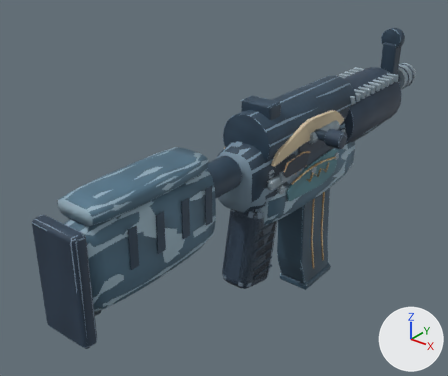
An edit to the glTF model models/csgo/anime-ump45.glb, drawn before and after from the same camera.
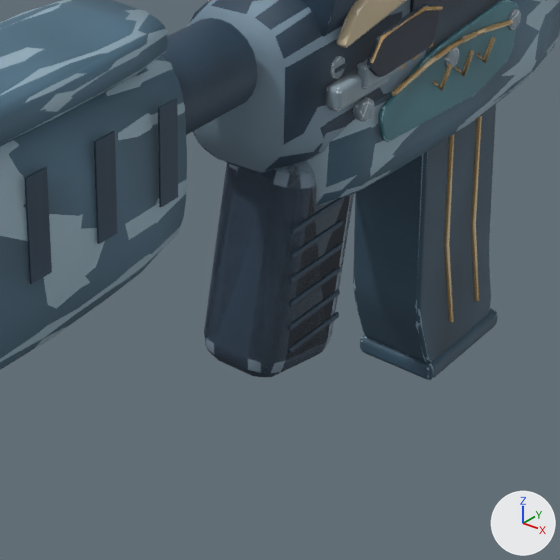
There are two pictures of each version: one whole from a camera (50 mm lens) standing at (0.444, -0.649, 0.348) and looking at (-0.064, -0.014, -0.046), one close up on the part from 33% to 79% of the width and 40% to 95% of the height. The axes (+X, +Y, +Z) are drawn at lower right. The lights are the same throughout. The first two pictures are the older version. Where no turn or scale is listed for an object, it has been applied to the vertices. Vertices at exactly the same position are counted once.

Names of what the first close-up shows: 'World hardware', 'World paint', 'magazine_Magazine satin alloy', 'weapon_Etched brass detail', 'weapon_Inset blue ceramic', 'weapon_Machined edges', 'weapon_Parkerized steel', 'weapon_Polymer', 'weapon_Recessed graphite mechanism', 'weapon_Weapon finish / Ivory enamel', 'weapon_Weapon finish / Parkerized steel', 'weapon_Weapon finish / Polymer' and 1 more.
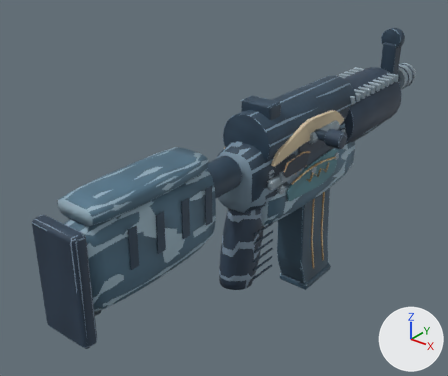
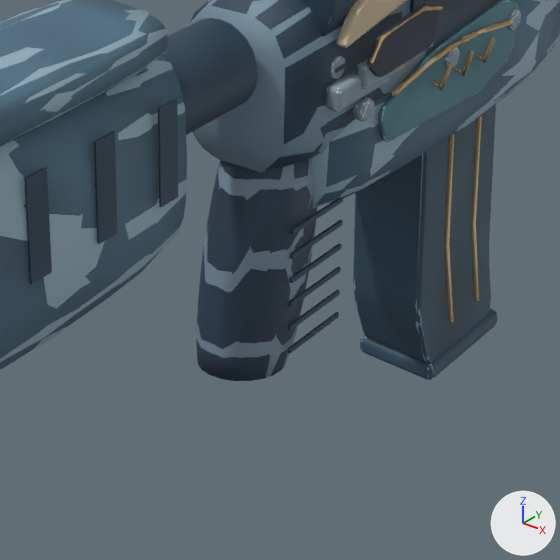
What differs and where, as boxes (x1, y1, x2, y2) in the close-ups (560 x 560 px):
'weapon_Polymer', reshaped: before (204, 0, 459, 377); after (196, 0, 459, 381)
'World hardware', reshaped: before (204, 0, 521, 380); after (196, 0, 521, 380)
part 1 of me_cylinder_008, rebuilt (19% narrower): before (204, 162, 354, 377); after (196, 160, 317, 381)
part 2 of me_world_weapon_surface, rebuilt (21% narrower): before (204, 160, 354, 374); after (196, 159, 314, 378)

Diff of the bpy script that builds the scene:
```diff
--- a/models/csgo/anime-ump45.glb.py
+++ b/models/csgo/anime-ump45.glb.py
@@ me_cylinder_008 @@
 # used by ob_weapon_polymer; location = (0.0, 0.41, 0.035)
-me_cylinder_008.from_pydata(...)  # 2784 vertices, 5460 faces; spans x -0.048..0.048, y -0.765..0.036, z -0.202..0.089
+me_cylinder_008.from_pydata(...)  # 2908 vertices, 5708 faces; spans x -0.048..0.048, y -0.765..0.036, z -0.195..0.089
+# me_cylinder_008 part 1: the loose piece of 96 vertices spanning x -0.025..0.025, y -0.487..-0.403, z -0.202..-0.074 is rebuilt with 220 vertices and now spans x -0.025..0.025, y -0.504..-0.426, z -0.195..-0.063
 me_cylinder_008.materials.append(mat_polymer)
@@ me_world_weapon_surface @@
 # used by ob_world_hardware; location = (0.0, 0.0, 0.0)
-me_world_weapon_surface.from_pydata(...)  # 2250 vertices, 4012 faces; spans x -0.049..0.084, y -0.355..0.446, z -0.241..0.131
+me_world_weapon_surface.from_pydata(...)  # 2277 vertices, 4066 faces; spans x -0.049..0.084, y -0.355..0.446, z -0.241..0.131
+# me_world_weapon_surface part 2: the loose piece of 96 vertices spanning x -0.025..0.025, y -0.077..0.007, z -0.167..-0.039 is rebuilt with 94 vertices and now spans x -0.025..0.025, y -0.094..-0.016, z -0.16..-0.028
+# other edits to the shape of me_world_weapon_surface do not show in these pictures
 me_world_weapon_surface.materials.append(mat_world_weapon_hardware)
```
